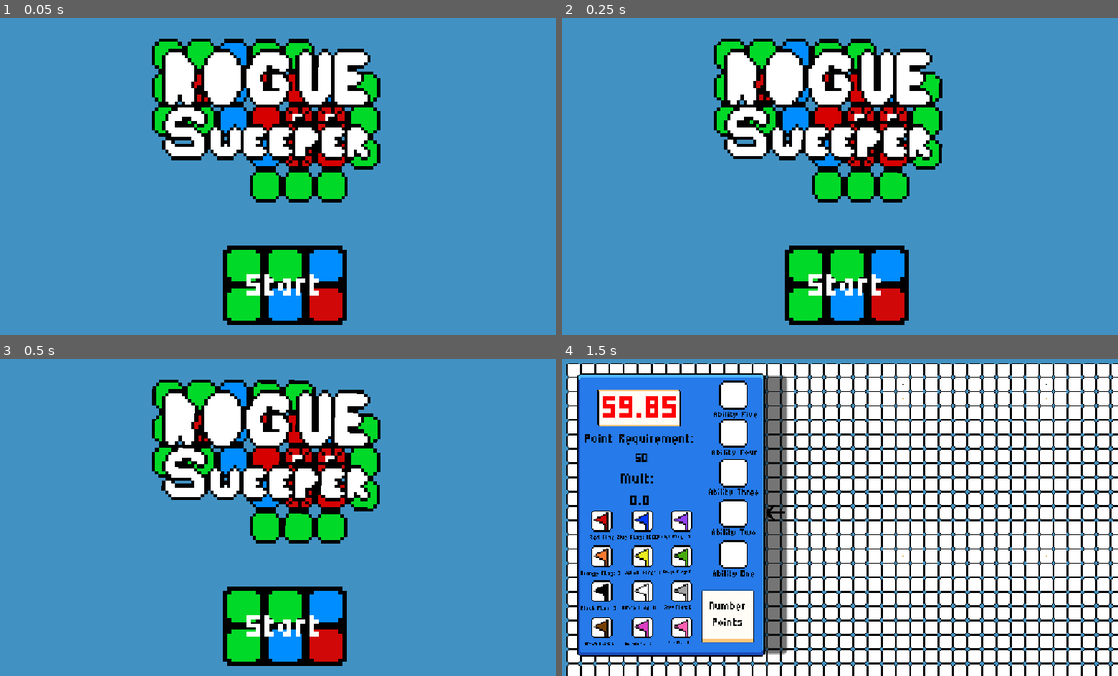
Above: before the commit, frames 1-4 (two rows, left to right).
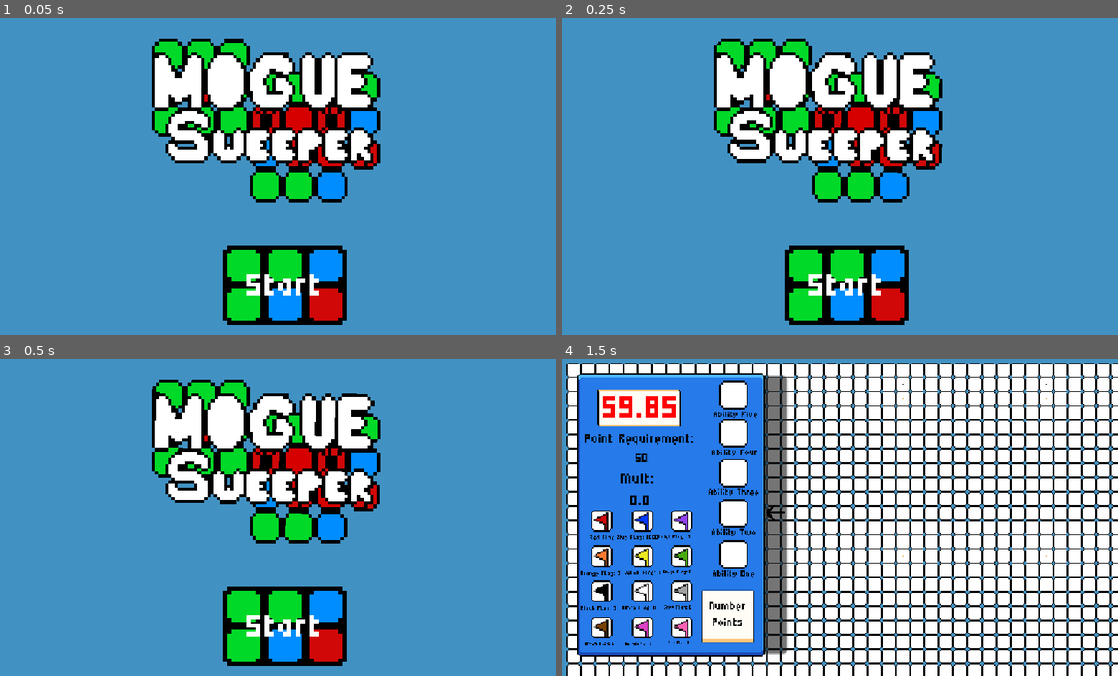
Above: after the commit, the same moments.

Repository: kirchemz/Mogue-Sweeper
Game: Godot game, scene res://World/title_screen.tscn
Two runs of this game, one before a commit and one after it. Both use one fixed random seed, a clock stepped at 60 frames per second and the inputs below.
Inputs:
- Up to frame 1 (0.05 s): no input
- Up to frame 2 (0.25 s): no input
- Up to frame 3 (0.5 s): no input
- Up to frame 4 (1.5 s): click "Start" at 0.5 s; click "Play" at 1.25 s

The runs differ from the first frame. In frame 1, 7.1% of the frame differs, in the area x 27-68%, y 6-58%; in frame 2, 7.1%; in frame 3, 7.1%; in frame 4, nothing differs.

Commit message:
Abilities: Mowl Cascade, Even pi. Name changes for all abilities and game

Diff:
--- a/Abilities.gd
+++ b/Abilities.gd
@@ -10,44 +10,80 @@
 		"name" : "Auto Chord",
 		"price" : 100,
 		"img" : preload("res://Sprites/Auto Chord.png"),
-		"rarity" : 20
+		"rarity" : 1,
+		"description" : "Automatically chords whenevery you flag a cell"
 	},
-	"time_bonus" : {
-		"name" : "Time Bonus",
+	"mowl_time" : {
+		"name" : "Mowl Time",
 		"price" : 100,
 		"time" : 10,
 		"img" : preload("res://Sprites/Time Bonus.png"),
-		"rarity" : 20
+		"rarity" : 100,
+		"description" : "Adds 10 seconds to the clock at the start",
 	},
-	"flag_generator" : {
-		"name" : "Flag Generator",
+	"slow_mowl" : {
+		"name" : "SLow Mowl",
+		"price" : 100,
+		"time" : 10,
+		"img" : preload("res://Sprites/Time Bonus.png"),
+		"rarity" : 100,
+		"description" : "Adds 10 seconds to the clock at the start. mowl time"
+	},
+	"mowl_flags" : {
+		"name" : "Mowl Flags",
 		"price" : 100,
 		"img" : preload("res://Sprites/Flag Generator.png"),
-		"rarity" : 20
+		"rarity" : 100,
+		"description" : "Every 2 you get you get a blue flag, every three a yellow flag, every four a violet flag, every five a green flag, and every six a black flag"
 	},
-	"number_upgrader" : {
-		"name" : "Number Upgrader",
+	"the_mowl_the_merrier" : {
+		"name" : "The Mowl the Merrier",
 		"price" : 100,
 		"img" : preload("res://Sprites/Number Upgrader.png"),
-		"rarity" : 20
+		"rarity" : 100,
+		"description" : "Every 100 ones, 80 twos, 10 threes, 5 fours, or 1 five through 8 you get an upgrade for that number"
 	},
-	"mine_scanner" : {
-		"name" : "Mine Scanner",
+	"lawn_mowler" : {
+		"name" : "Lawn Mowler",
 		"price" : 100,
 		"img" : preload("res://Sprites/Mine Scanner.png"),
-		"rarity" : 20
+		"rarity" : 30,
+		"description" : "Reveals every cell within a 5 by 5 radius of where you put it. Press space or drag to place"
 	},
-	"double_trouble" : {
-		"name" : "Double Trouble",
+	"greedy_mowl" : {
+		"name" : "Greedy Mowl",
 		"price" : 100,
 		"img" : preload("res://Sprites/Double Trouble.png"),
-		"rarity" : 20
+		"rarity" : 100,
+		"description" : "Retriggers twos"
 	},
-	"money_sweeper" : {
-		"name" : "Money Sweeper",
+	"mowl_cascade" : {
+		"name" : "Mowl Cascade",
 		"price" : 100,
 		"img" : preload("res://Sprites/Ability Base.png"),
-		"rarity" : 20
+		"rarity" : 30,
+		"description" : "For every 4 cells revealed by the cascade earn 1 supa money"
+	},
+	"supa_flags" : {
+		"name" : "Supa Flags",
+		"price" : 100,
+		"img" : preload("res://Sprites/Ability Base.png"),
+		"rarity" : 30,
+		"description" : "Destroys all other abilities and gives 1X mult for every flag placed other then blue and red. Given to you by Supa Evil Man"
+	},
+	"mowl_flags_again" : {
+		"name" : "Mowl Flags, Again",
+		"price" : 100,
+		"img" : preload("res://Sprites/Flag Retriggers.png"),
+		"rarity" : 1,
+		"description" : "Retriggers all flags"
+	},
+	"even_pi" : {
+		"name" : "Even Numbers",
+		"price" : 100,
+		"img" : preload("res://Sprites/Even Numbers.png"),
+		"rarity" : 100,
+		"description" : "Every even number gets 3.14 times their points"
 	}
 }
 
@@ -76,9 +112,9 @@
 # All variables relating to abilites
 var auto_chord : bool = false
 var auto_chord_active : bool = false
-var time_bonus : bool = false
-var flag_generator : bool = false
-var number_upgrader : bool = false
+var mowl_time : bool = false
+var mowl_flags : bool = false
+var the_mowl_the_marrier : bool = false
 var ones_cleared : int = 0
 var twos_cleared : int = 0
 var threes_cleared : int = 0
@@ -88,13 +124,16 @@
 var sevens_cleared : int = 0
 var eights_cleared : int = 0
 var nines_cleared : int = 0
-var mine_scanner : bool = false
-var mine_scanner_level : int = 1
+var lawn_mowler : bool = false
+var lawn_mowler_level : int = 1
 var mine_lure : bool = false
-var double_trouble : bool = false
+var greedy_mowl : bool = false
 var safe_start : bool = false
-var money_sweeper : bool = false
+var mowl_cascade : bool = false
 var casecade_count : int = 0
+var mowl_flags_again : bool = false
+var supa_flags : bool = false
+var even_pi : bool = false
 
 func _ready() -> void:
 	for ability in ability_stock.values():
--- a/Cell/cell.gd
+++ b/Cell/cell.gd
@@ -250,11 +250,14 @@
 							self_mult += 1
 						if neighbor.flag_type == "Purple":
 							Globals.point_mult += 1
+						if Abilities.even_pi:
+							if bombs_around == 2 or bombs_around == 4 or bombs_around == 6 or bombs_around == 8:
+								self_mult += point_bonus * 3.14
 						Globals.points += (point_bonus * self_mult)
 						Globals.mult += mult
 						got_points = true
 	if not unflagged_bomb_around() and flag_around() == bombs_around:
-		if Abilities.flag_generator:
+		if Abilities.mowl_flags:
 			if bombs_around == 2:
 				Globals.blue_flags += 1
 			if bombs_around == 3:
@@ -265,7 +268,7 @@
 				Globals.green_flags += 1
 			if bombs_around == 6:
 				Globals.black_flags += 1
-		if Abilities.number_upgrader:
+		if Abilities.the_mowl_the_marrier:
 			if bombs_around == 1:
 				Abilities.ones_cleared += 1
 				if Abilities.ones_cleared >= 100:
--- a/UI/number_points_ui.gd
+++ b/UI/number_points_ui.gd
@@ -7,7 +7,7 @@
 	get_parent().get_parent().ui_shown = false
 
 func _process(delta: float) -> void:
-	if Abilities.number_upgrader:
+	if Abilities.the_mowl_the_marrier:
 		$"1/ProgressBar".visible = true
 		$"2/ProgressBar".visible = true
 		$"3/ProgressBar".visible = true
--- a/World/shop.gd
+++ b/World/shop.gd
@@ -199,6 +199,7 @@
 		extra_pack_opened = true
 	$"Ability 1".texture_normal = Abilities.ability_one.img
 	$"Ability 1/Label".text = Abilities.ability_one.name
+	$"Ability 1/Label".scale = $"Ability 1/Label".get_total_character_count() * (Vector2(0.002, 0.002) / ($"Ability 1/Label".get_total_character_count() / 9))
 	$"Ability 2".texture_normal = Abilities.ability_two.img
 	$"Ability 2/Label".text = Abilities.ability_two.name
 	$"Ability 3".texture_normal = Abilities.ability_three.img
@@ -264,18 +265,18 @@
 			Globals.currency -= ability_one.price
 			if ability_one == Abilities.ability_stock.auto_chord:
 				Abilities.auto_chord = true
-			if ability_one == Abilities.ability_stock.time_bonus:
-				Abilities.time_bonus = true
-			if ability_one == Abilities.ability_stock.flag_generator:
-				Abilities.flag_generator = true
-			if ability_one == Abilities.ability_stock.number_upgrader:
-				Abilities.number_upgrader = true
-			if ability_one == Abilities.ability_stock.mine_scanner:
-				Abilities.mine_scanner = true
-			if ability_one == Abilities.ability_stock.double_trouble:
-				Abilities.double_trouble = true
-			if ability_one == Abilities.ability_stock.money_sweeper:
-				Abilities.money_sweeper = true
+			if ability_one == Abilities.ability_stock.mowl_time:
+				Abilities.mowl_time = true
+			if ability_one == Abilities.ability_stock.mowl_flags:
+				Abilities.mowl_flags = true
+			if ability_one == Abilities.ability_stock.the_mowl_the_merrier:
+				Abilities.the_mowl_the_marrier = true
+			if ability_one == Abilities.ability_stock.lawn_mowler:
+				Abilities.lawn_mowler = true
+			if ability_one == Abilities.ability_stock.greedy_mowl:
+				Abilities.greedy_mowl = true
+			if ability_one == Abilities.ability_stock.mowl_cascade:
+				Abilities.mowl_cascade = true
 			Abilities.current_abilities.append(ability_one)
 			$"Ability One".queue_free()
 
@@ -298,18 +299,18 @@
 			Globals.currency -= ability_two.price
 			if ability_two == Abilities.ability_stock.auto_chord:
 				Abilities.auto_chord = true
-			if ability_two == Abilities.ability_stock.time_bonus:
-				Abilities.time_bonus = true
-			if ability_two == Abilities.ability_stock.flag_generator:
-				Abilities.flag_generator = true
-			if ability_two == Abilities.ability_stock.number_upgrader:
-				Abilities.number_upgrader = true
-			if ability_two == Abilities.ability_stock.mine_scanner:
-				Abilities.mine_scanner = true
-			if ability_two == Abilities.ability_stock.double_trouble:
-				Abilities.double_trouble = true
-			if ability_two == Abilities.ability_stock.money_sweeper:
-				Abilities.money_sweeper = true
+			if ability_two == Abilities.ability_stock.mowl_time:
+				Abilities.mowl_time = true
+			if ability_two == Abilities.ability_stock.mowl_flags:
+				Abilities.mowl_flags = true
+			if ability_two == Abilities.ability_stock.the_mowl_the_merrier:
+				Abilities.the_mowl_the_marrier = true
+			if ability_two == Abilities.ability_stock.lawn_mowler:
+				Abilities.lawn_mowler = true
+			if ability_two == Abilities.ability_stock.greedy_mowl:
+				Abilities.greedy_mowl = true
+			if ability_two == Abilities.ability_stock.mowl_cascade:
+				Abilities.mowl_cascade = true
 			Abilities.current_abilities.append(ability_two)
 			$"Ability Two".queue_free()
 
@@ -332,18 +333,18 @@
 			Globals.currency -= ability_three.price
 			if ability_three == Abilities.ability_stock.auto_chord:
 				Abilities.auto_chord = true
-			if ability_three == Abilities.ability_stock.time_bonus:
-				Abilities.time_bonus = true
-			if ability_three == Abilities.ability_stock.flag_generator:
-				Abilities.flag_generator = true
-			if ability_three == Abilities.ability_stock.number_upgrader:
-				Abilities.number_upgrader = true
-			if ability_three == Abilities.ability_stock.mine_scanner:
-				Abilities.mine_scanner = true
-			if ability_three == Abilities.ability_stock.double_trouble:
-				Abilities.double_trouble = true
-			if ability_three == Abilities.ability_stock.money_sweeper:
-				Abilities.money_sweeper = true
+			if ability_three == Abilities.ability_stock.mowl_time:
+				Abilities.mowl_time = true
+			if ability_three == Abilities.ability_stock.mowl_flags:
+				Abilities.mowl_flags = true
+			if ability_three == Abilities.ability_stock.the_mowl_the_merrier:
+				Abilities.the_mowl_the_marrier = true
+			if ability_three == Abilities.ability_stock.lawn_mowler:
+				Abilities.lawn_mowler = true
+			if ability_three == Abilities.ability_stock.greedy_mowl:
+				Abilities.greedy_mowl = true
+			if ability_three == Abilities.ability_stock.mowl_cascade:
+				Abilities.mowl_cascade = true
 			Abilities.current_abilities.append(ability_three)
 			$"Ability Three".queue_free()
 
--- a/World/world.gd
+++ b/World/world.gd
@@ -32,7 +32,7 @@
 	RenderingServer.set_default_clear_color(Color(0.255, 0.573, 0.765, 1.0))
 
 	# Time Bonus
-	if Abilities.time_bonus:
+	if Abilities.mowl_time:
 		time_bonus += Abilities.ability_stock.time_bonus.time
 	$Timer.start($Timer.wait_time + time_bonus)
 
@@ -378,7 +378,7 @@
 					if not cell_instance.unflagged_bomb_around() and neighbor.is_bomb:
 						neighbor.is_hidden = true
 					if neighbor.bombs_around == 0 and not neighbor.is_bomb:
-						if Abilities.money_sweeper:
+						if Abilities.mowl_cascade:
 							Abilities.casecade_count += 1
 							if Abilities.casecade_count >= 4:
 								Abilities.casecade_count = 0
@@ -527,7 +527,7 @@
 		for x in y:
 			if is_instance_valid(x):
 				x.flagged_bombs_around()
-				if Abilities.double_trouble:
+				if Abilities.greedy_mowl:
 					if x.bombs_around == 2:
 						x.flagged_bombs_around()
 	Globals.points *= Globals.point_mult
--- a/project.godot
+++ b/project.godot
@@ -10,7 +10,7 @@
 
 [application]
 
-config/name="Rogue Sweeper"
+config/name="Mogue Sweeper"
 config/description="A Minesweeper rogue-lite"
 run/main_scene="uid://c6k7anaruwjh2"
 config/features=PackedStringArray("4.7", "Forward Plus")
Binary file added: Sprites/Even Numbers.png
Not shown, added: Sprites/Even Numbers.png.import
Binary file added: Sprites/Flag Retriggers.png
Not shown, added: Sprites/Flag Retriggers.png.import
Binary file changed: Sprites/LOGO.png
Not shown: 1 places in World/world.tscn that only renumber resources
